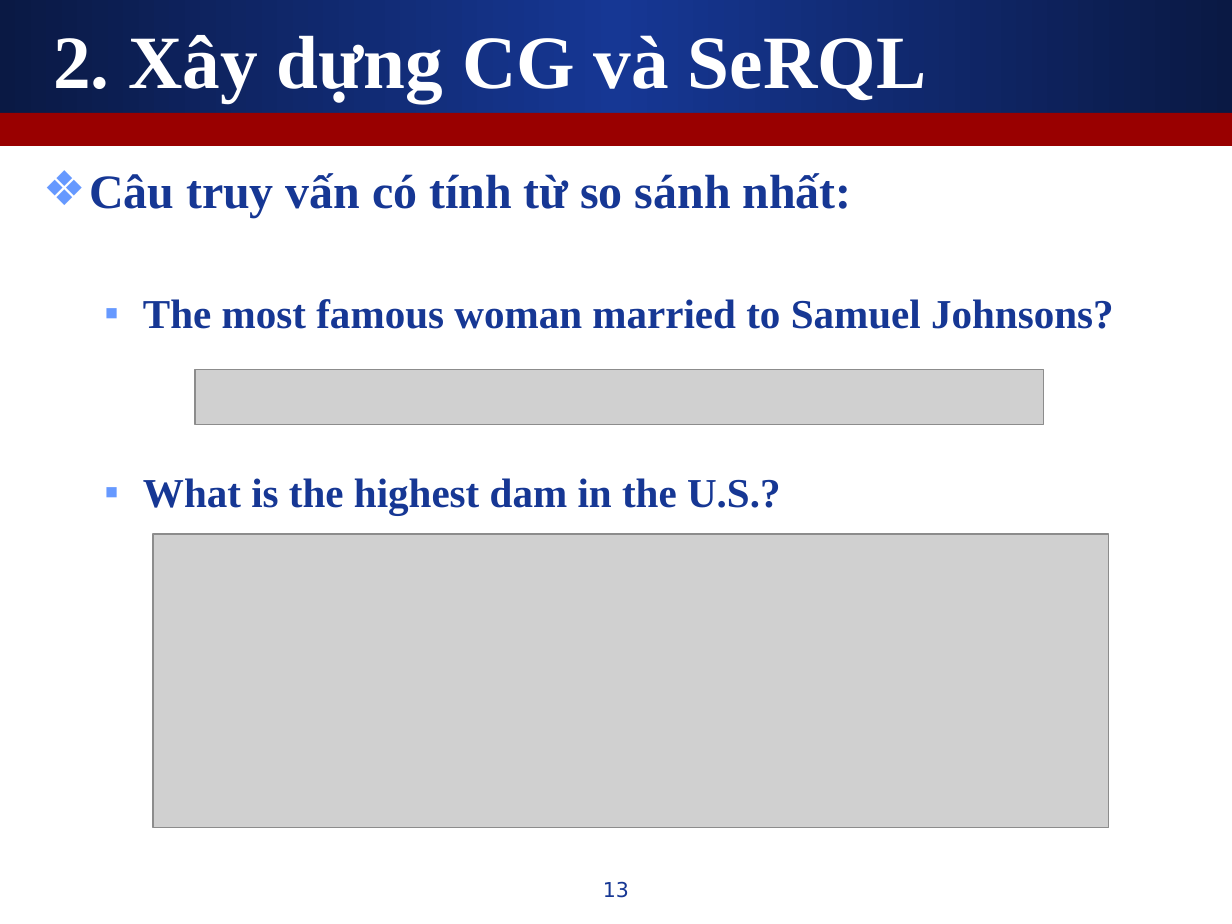
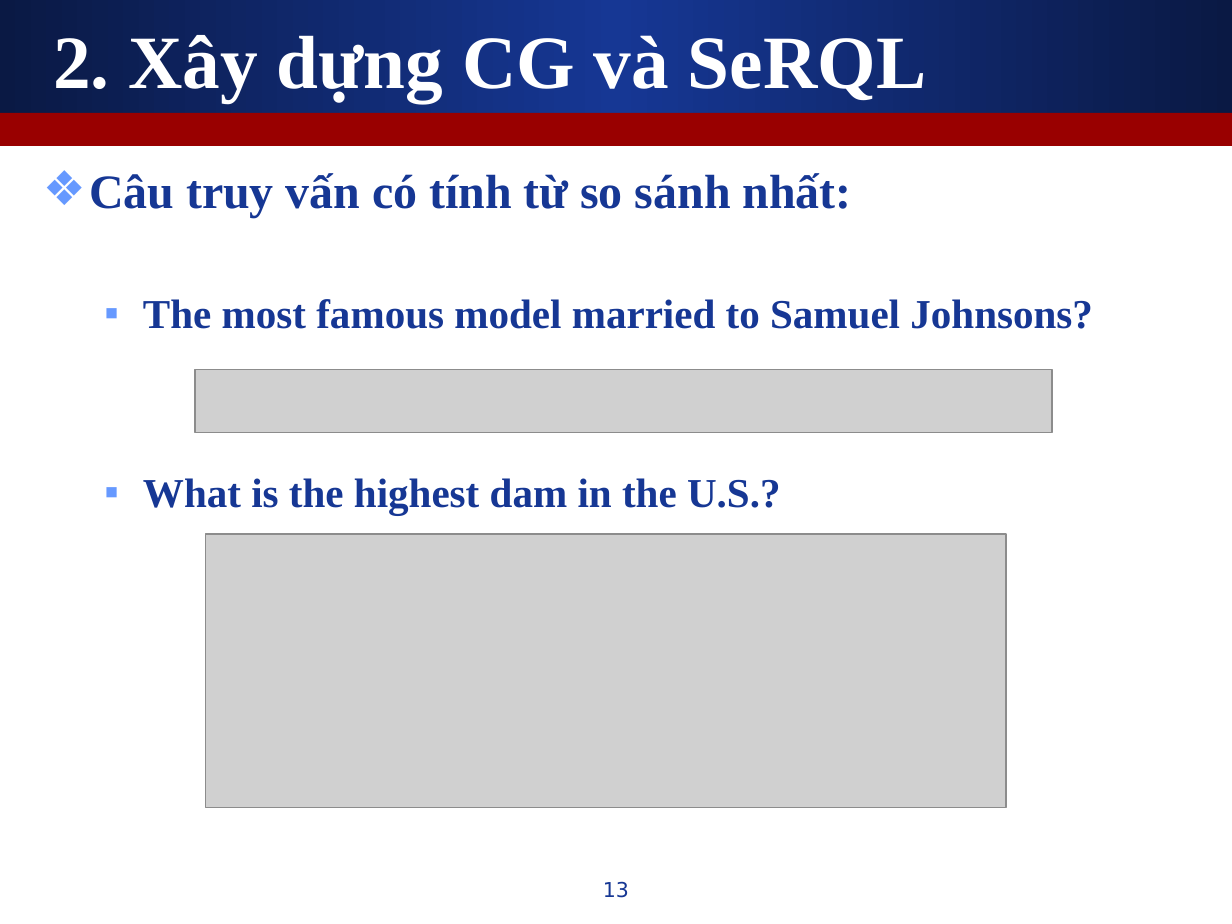
Before and after one commit to leaderwing/kt-kimres, a slide deck: slide 13 of note/[Thesis] Presentation.ppt. Drawn at 1232x924 pixels with LibreOffice and Linux fonts; fonts in the diff are those of the drawing; grey boxes stand for pictures. Boxes give left, top, right and bottom in pixels: in the first picture for what was removed or moved away, otherwise in the second. Text is boxed around its words. In the diff, an @@ line names an element or a change of style, - is before the commit and + after.

```diff
--- a/note/[Thesis] Presentation.ppt
+++ b/note/[Thesis] Presentation.ppt
@@ text at box(143, 299, 1093, 329): text changed @@
-  ▪ The most famous woman married to Samuel Johnsons?
+  ▪ The most famous model married to Samuel Johnsons?
@@ picture: place and size @@
-picture at box(153, 533, 1109, 828)
+picture at box(195, 370, 1052, 432)
@@ picture: place and size @@
-picture at box(195, 370, 1044, 425)
+picture at box(206, 533, 1007, 807)
```
Also in this commit, not shown: 7 other slides changed.
